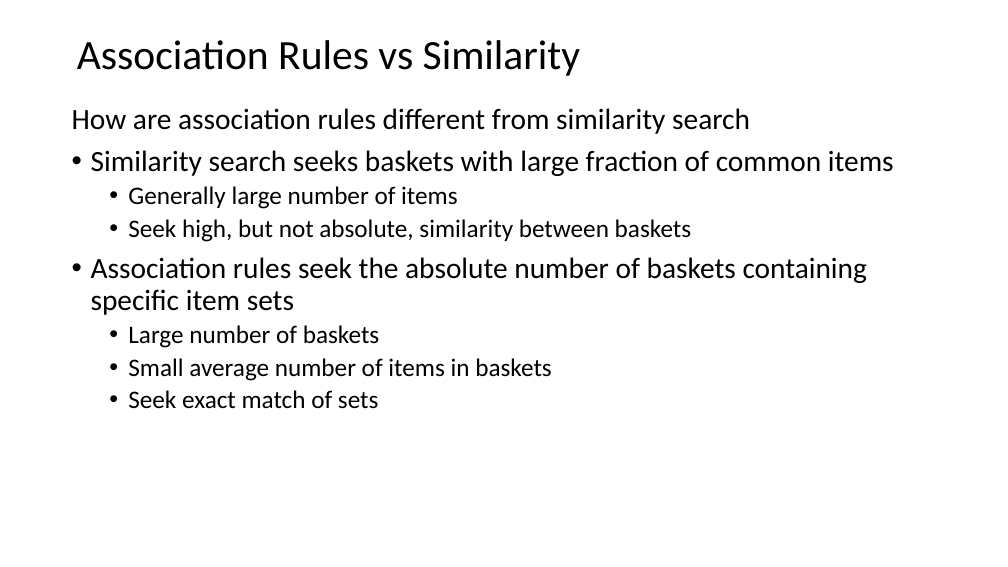
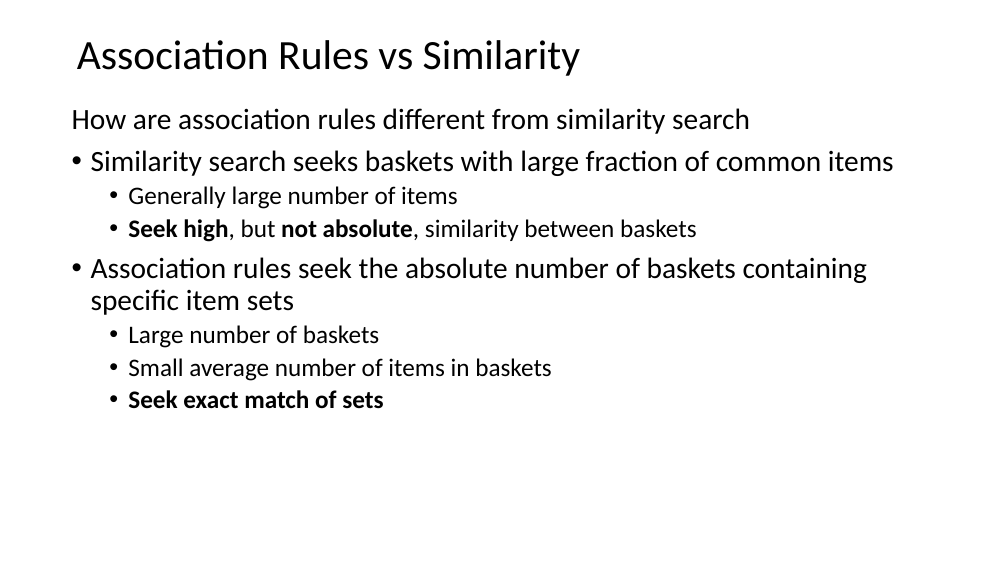
Before and after one commit to StephenElston/CSCI-E-108, a slide deck: slide 4 of slides/13_AssociationsFrequentItems.pptx. Drawn at 1008x567 pixels with LibreOffice and Linux fonts; fonts in the diff are those of the drawing. Boxes give left, top, right and bottom in pixels: in the first picture for what was removed or moved away, otherwise in the second. Text is boxed around its words. In the diff, an @@ line names an element or a change of style, - is before the commit and + after.

```diff
--- a/slides/13_AssociationsFrequentItems.pptx
+++ b/slides/13_AssociationsFrequentItems.pptx
@@ text at [128, 219, 696, 409]: bold on in "Seek high, not absolute,", "Seek exact match of sets" @@
```
Also in this commit, not shown: 8 other slides changed.
